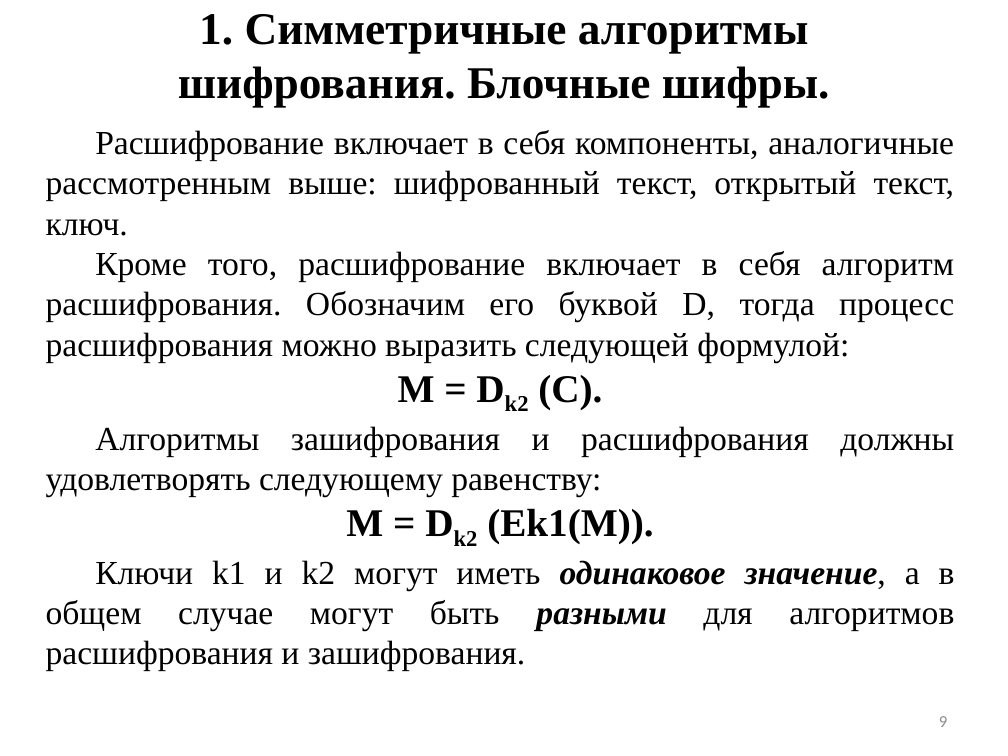
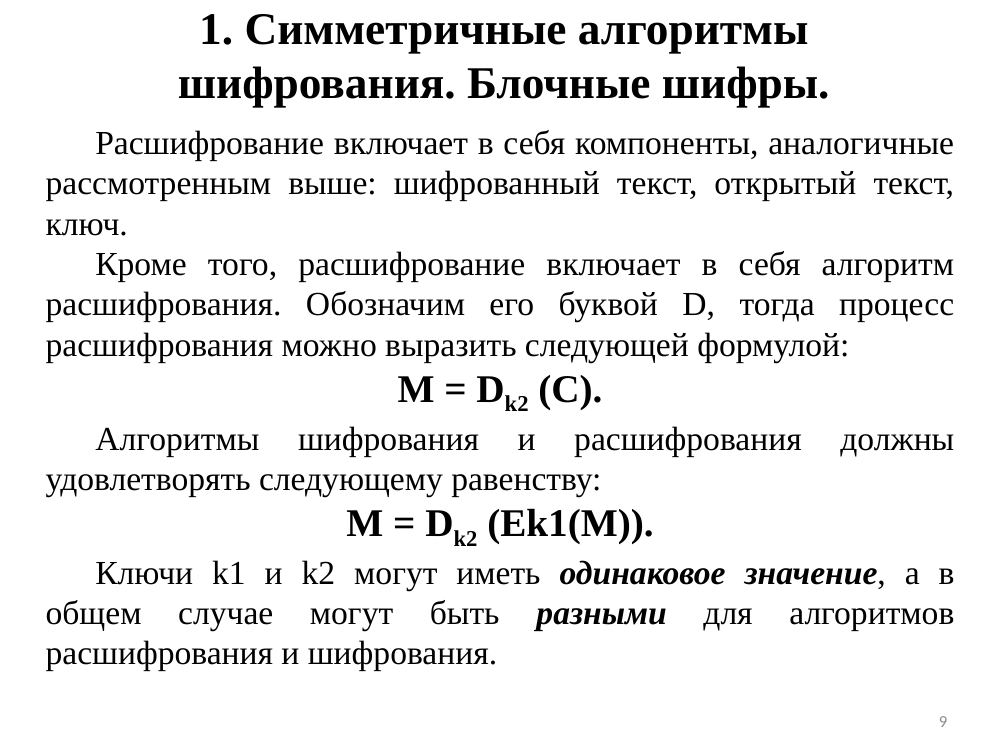
Before and after one commit to dimentoor/university_course, a slide deck: slide 9 of lectures/Лекция_4_Симметричное_шифрование_Протокол_Диффи_Хелмана.pptx. Drawn at 1008x756 pixels with LibreOffice and Linux fonts; fonts in the diff are those of the drawing. Boxes give left, top, right and bottom in pixels: in the first picture for what was removed or moved away, otherwise in the second. Text is boxed around its words. In the diff, an @@ line names an element or a change of style, - is before the commit and + after.

```diff
--- a/lectures/Лекция_4_Симметричное_шифрование_Протокол_Диффи_Хелмана.pptx
+++ b/lectures/Лекция_4_Симметричное_шифрование_Протокол_Диффи_Хелмана.pptx
@@ text at (46, 426, 801, 496): text changed @@
-Алгоритмы зашифрования и расшифрования должны удовлетворять следующему равенству:
+Алгоритмы шифрования и расшифрования должны удовлетворять следующему равенству:
@@ text at (46, 560, 955, 671): text changed @@
-Ключи k1 и k2 могут иметь одинаковое значение, а в общем случае могут быть разными для алгоритмов расшифрования и зашифрования.
+Ключи k1 и k2 могут иметь одинаковое значение, а в общем случае могут быть разными для алгоритмов расшифрования и шифрования.
```
Also in this commit, not shown: 5 other slides changed, 1 other file.
